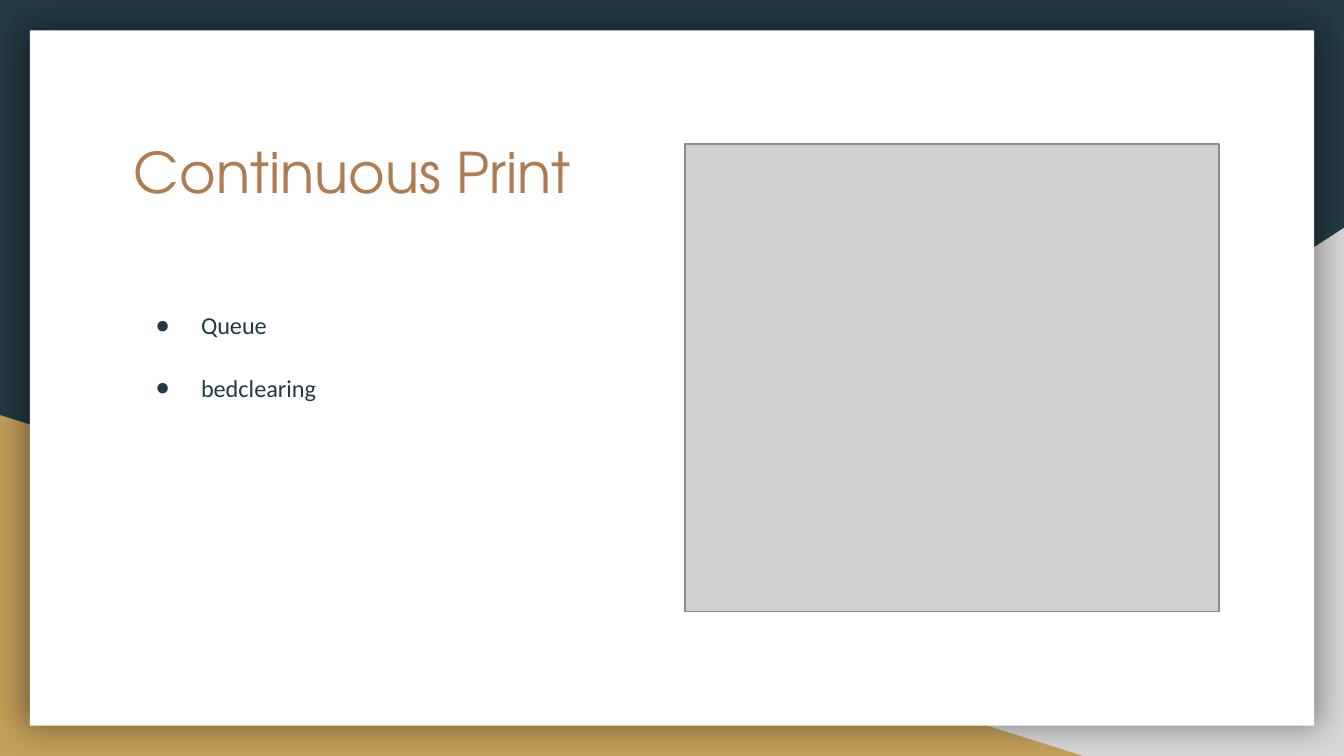
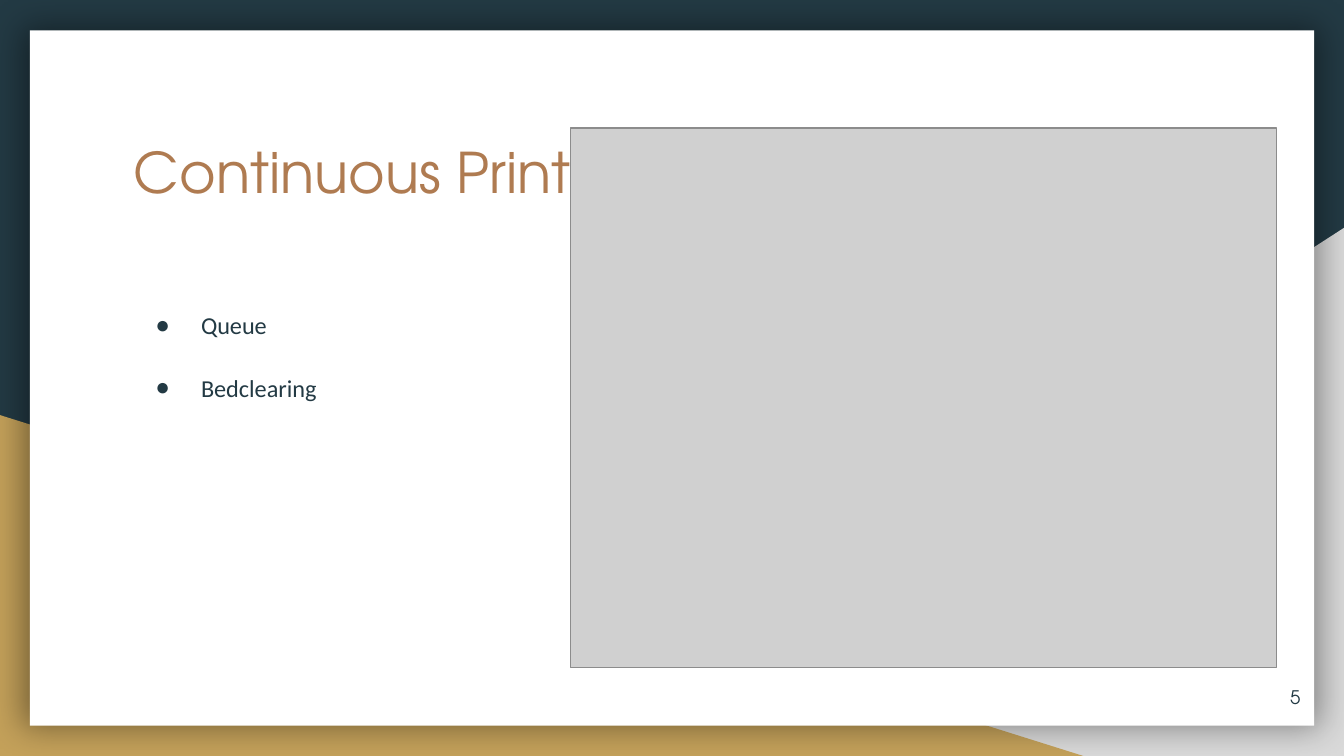
Before and after one commit to 12003586/PEM-3D-printer, a slide deck: slide 5 of PEM_3D_Printer_Presentatie_2223.pptx. Drawn at 1344x756 pixels with LibreOffice and Linux fonts; fonts in the diff are those of the drawing; grey boxes stand for pictures. Boxes give left, top, right and bottom in pixels: in the first picture for what was removed or moved away, otherwise in the second. Text is boxed around its words. In the diff, an @@ line names an element or a change of style, - is before the commit and + after.

```diff
--- a/PEM_3D_Printer_Presentatie_2223.pptx
+++ b/PEM_3D_Printer_Presentatie_2223.pptx
@@ picture resized from (x1=685, y1=144, x2=1219, y2=612) to (x1=570, y1=128, x2=1275, y2=668) @@
@@ text at (x1=201, y1=380, x2=316, y2=401): text changed @@
-● bedclearing
+● Bedclearing
@@ page number added at (x1=1290, y1=690, x2=1300, y2=704), 10 pt, text #233A44 @@
+5
```
Also in this commit, not shown: 17 other slides changed, 1 slide added, 1 slide removed, 1 other file.
